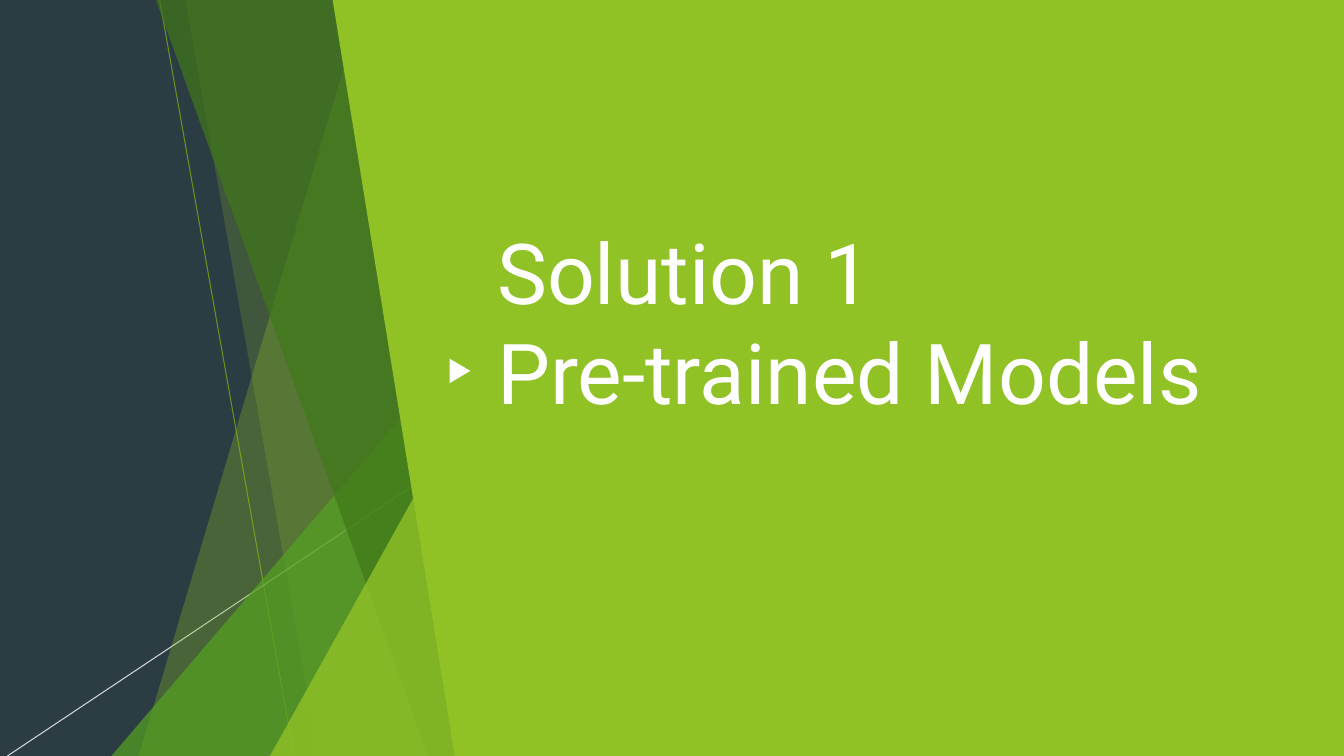
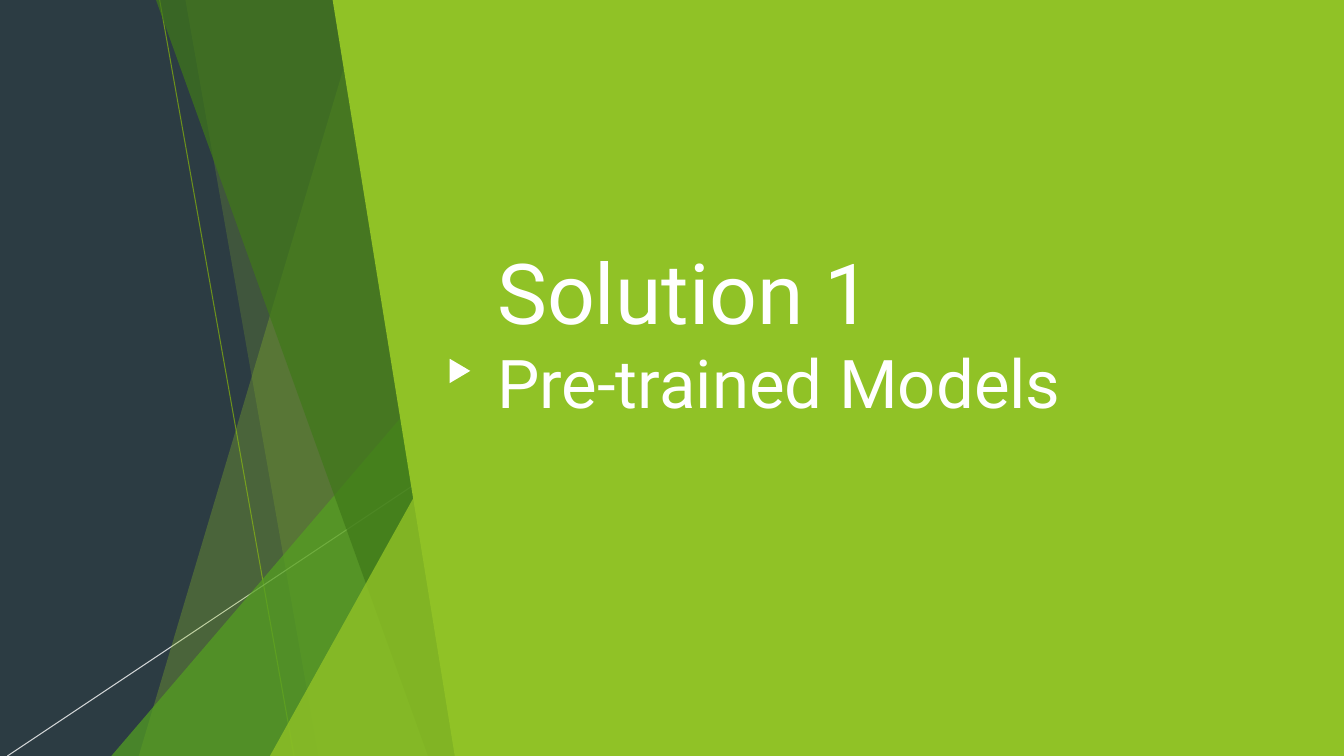
Before and after one commit to realleyriley/Honors-Thesis, a slide deck: slide 4 of Paperwork/Summer Research Presentation.pptx. Drawn at 1344x756 pixels with LibreOffice and Linux fonts; fonts in the diff are those of the drawing. Boxes give left, top, right and bottom in pixels: in the first picture for what was removed or moved away, otherwise in the second. Text is boxed around its words. In the diff, an @@ line names an element or a change of style, - is before the commit and + after.

Commit message:
🙌trained many models in 6

```diff
--- a/Paperwork/Summer Research Presentation.pptx
+++ b/Paperwork/Summer Research Presentation.pptx
@@ title "Solution 1 Pre-trained Models" at [497,261,1060,409]: size 60 to 48 pt in "Pre-trained Models" @@
```
Also in this commit, not shown: 4 other slides changed, 13 slides added, 2 slides removed, 3 other files.
